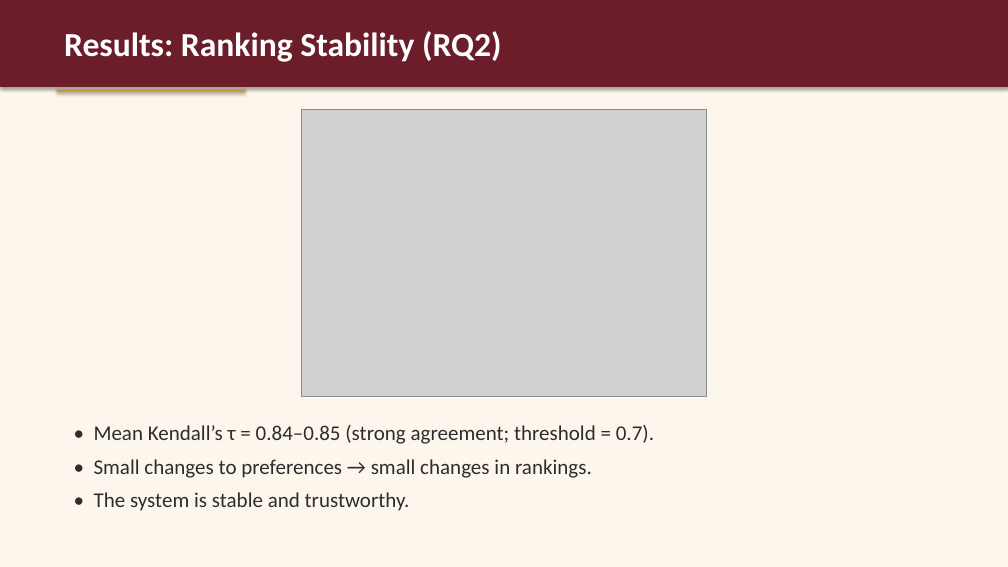
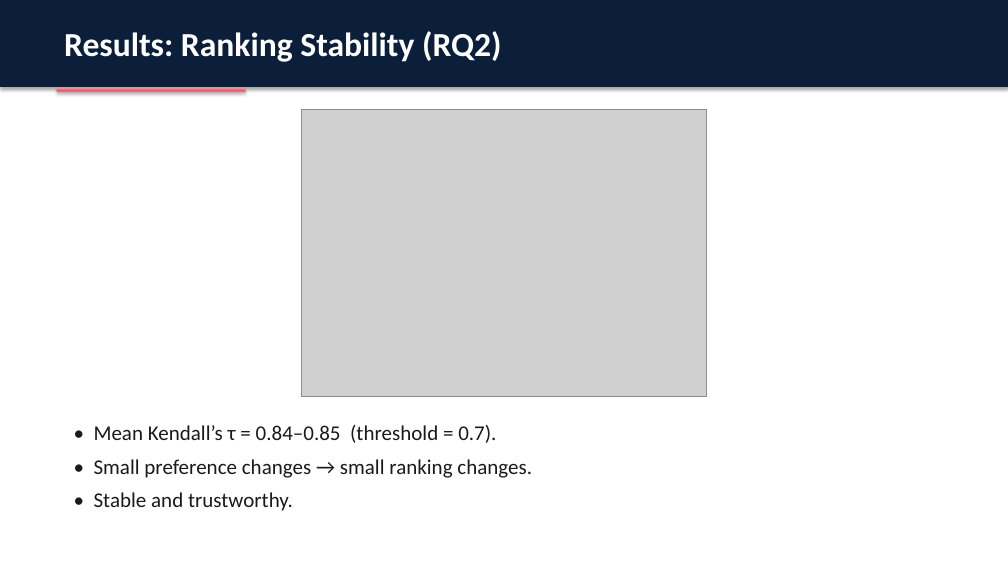
Before and after one commit to mad1rose/tessituragram_vocal_repertoire_recommendations, a slide deck: slide 11 of CADSCOM_PRESENTATION/CADSCOM_2026_Presentation.pptx. Drawn at 1008x567 pixels with LibreOffice and Linux fonts; fonts in the diff are those of the drawing; grey boxes stand for pictures. Boxes give left, top, right and bottom in pixels: in the first picture for what was removed or moved away, otherwise in the second. Text is boxed around its words. In the diff, an @@ line names an element or a change of style, - is before the commit and + after.

```diff
--- a/CADSCOM_PRESENTATION/CADSCOM_2026_Presentation.pptx
+++ b/CADSCOM_PRESENTATION/CADSCOM_2026_Presentation.pptx
@@ background #FDF6EC to #FFFFFF @@
@@ rectangle at (0, 0, 1008, 87): fill #6B1D2A to #0B1F3B @@
@@ rectangle at (57, 89, 246, 92): fill #C59B3F to #FF5D7A @@
@@ text at (94, 425, 532, 511): text changed; text colour #2D2D2D to #1A1A1A @@
-• Mean Kendall’s τ = 0.84–0.85 (strong agreement; threshold = 0.7).
-• Small changes to preferences → small changes in rankings.
-• The system is stable and trustworthy.
+• Mean Kendall’s τ = 0.84–0.85 (threshold = 0.7).
+• Small preference changes → small ranking changes.
+• Stable and trustworthy.
```
Also in this commit, not shown: 12 other slides changed, 3 slides added, 3 slides removed, 4 other files.
